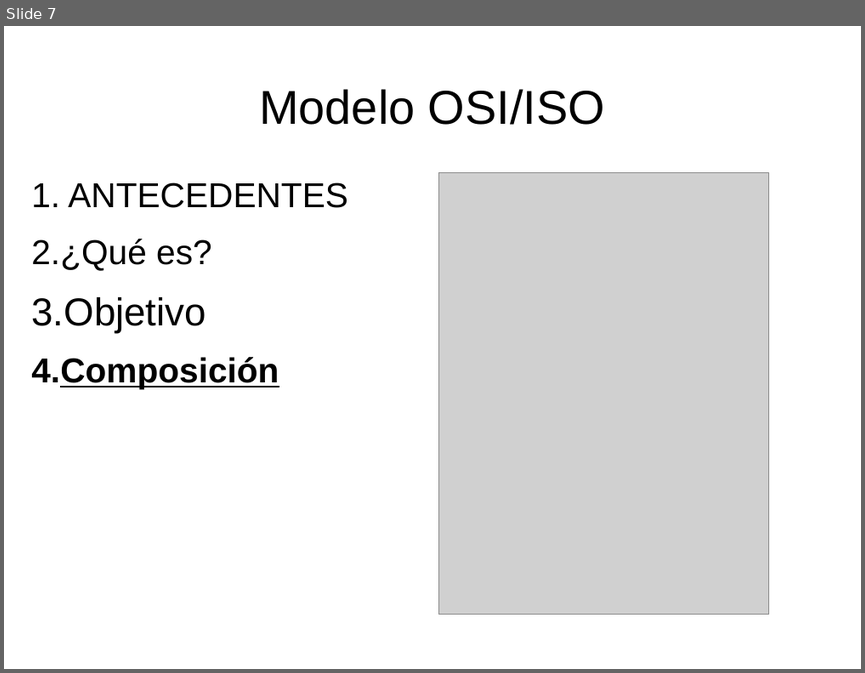
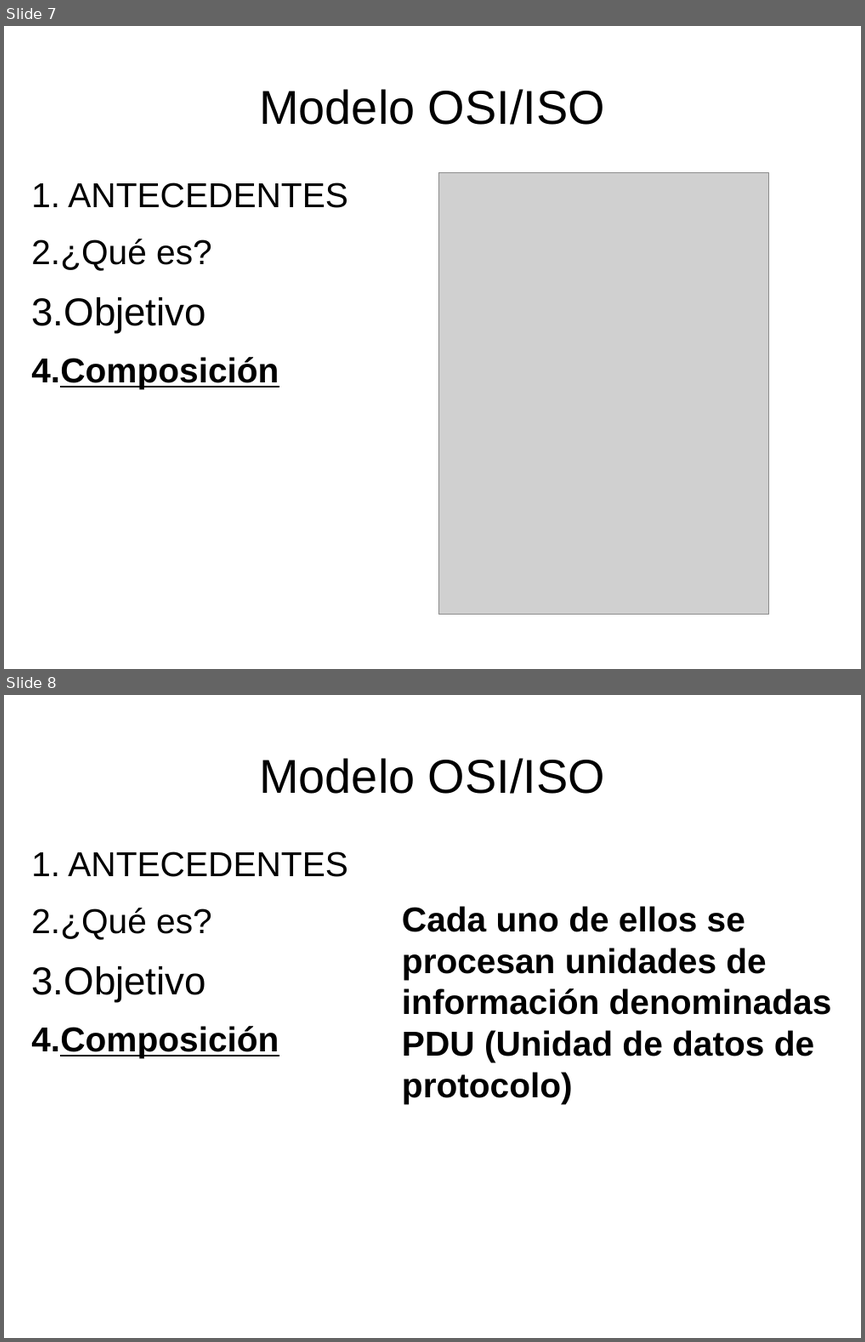
Before and after one commit to q92helea/Pechackucha, a slide deck: Pechakucha.odp. Shown one above the other, each under a label of ours: slide 7 before the commit, slides 7 and 8 after it. The pictures are 865x673 and 865x1342 pixels, drawn with LibreOffice and Linux fonts; fonts in the diff are those of the drawing; grey boxes stand for pictures. Boxes give left, top, right and bottom in pixels: in the first picture for what was removed or moved away, otherwise in the second. Text is boxed around its words. In the diff, an @@ line names an element or a change of style, - is before the commit and + after.

```diff
--- a/Pechakucha.odp
+++ b/Pechakucha.odp
@@ slide 8 added at <box>4,695,861,1338</box>, background #FFFFFF @@
@@ title added at <box>259,758,605,794</box>, 44 pt, text #000000 @@
+Modelo OSI/ISO
@@ text added at <box>31,851,348,1058</box>, 32 pt, text #000000 @@
+1. ANTECEDENTES
+2. ¿Qué es?
+3. Objetivo
+4. Composición
@@ text added at <box>402,906,832,1104</box>, 32 pt, text #000000, bold @@
+Cada uno de ellos se procesan unidades de información denominadas PDU (Unidad de datos de protocolo)
```
Also in this commit, not shown: 2 slides changed, 2 other slides added.
